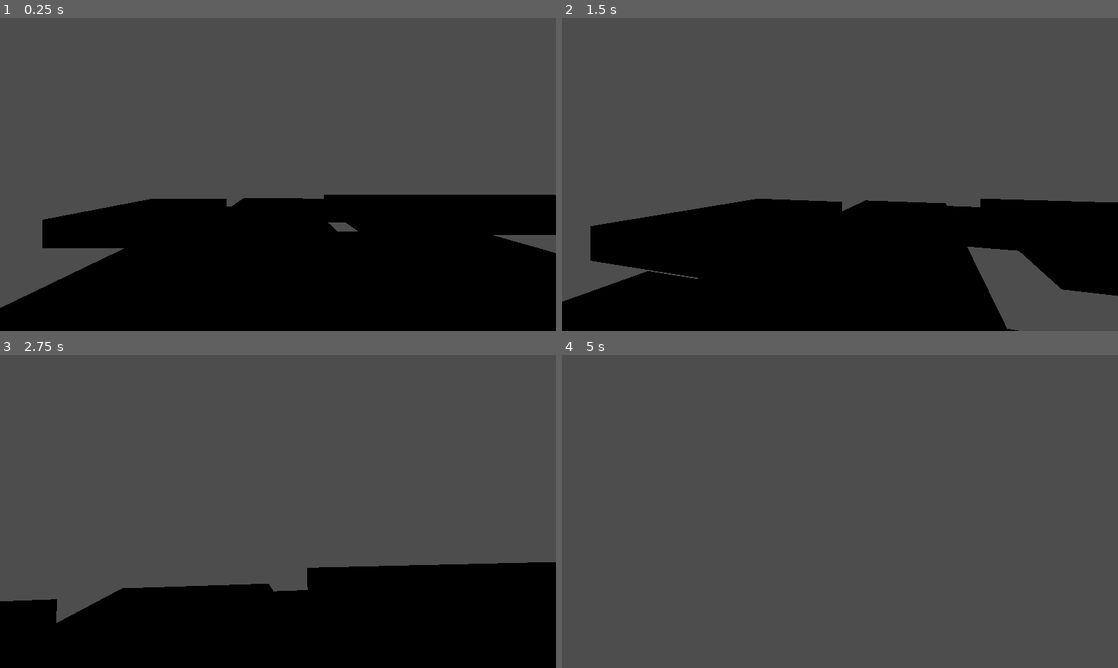
Above: before the commit, frames 1-4 (two rows, left to right).
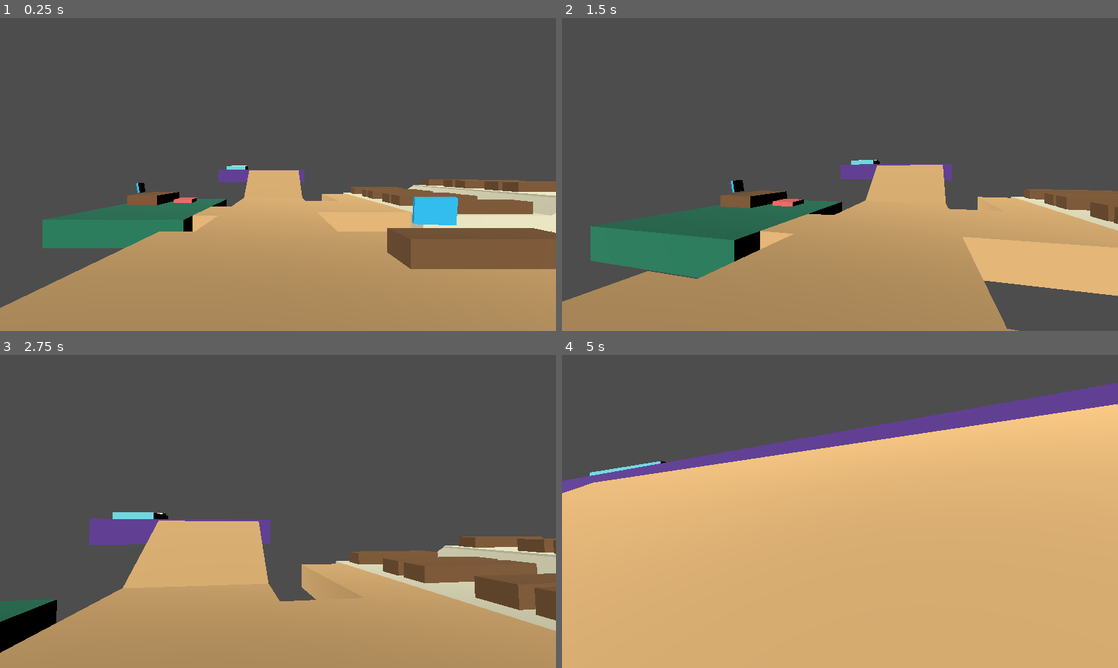
Above: after the commit, the same moments.

Repository: JakeDaSpud/the-budshack
Game: Godot game, scene res://Scenes/Levels/Demo_Shop.tscn
Two runs of this game, one before a commit and one after it. Both use one fixed random seed, a clock stepped at 60 frames per second and the inputs below.
Inputs (mouse positions are in pixels of both pictures, inside the frame that each line leads up to):
- Up to frame 1 (0.25 s): no input
- Up to frame 2 (1.5 s): tap Enter at 0.5 s; move the mouse to (867, 174) at 0.52 s; hold W (Move_Forward) from 0.53 s (still down); tap E (Interact) at 0.6, 1.35 s; move the mouse to (812, 174) at 1.27 s
- Up to frame 3 (2.75 s): keep holding W (Move_Forward); move the mouse to (289, 505) at 2.02 s; tap E (Interact) at 2.1 s
- Up to frame 4 (5 s): keep holding W (Move_Forward); move the mouse to (834, 517) at 2.77 s; tap E (Interact) at 2.85, 3.6, 4.35 s; move the mouse to (878, 514) at 3.52 s; move the mouse to (795, 508) at 4.27 s

The runs differ from the first frame. In frame 1, 42% of the frame differs, in the area x 0-100%, y 47-100%; in frame 2, 38%; in frame 3, 36%; in frame 4, 76%, in the area x 0-100%, y 8-100%.

Commit message:
🧊 level layout done

Diff:
--- a/Scenes/Levels/Demo_Shop.tscn
+++ b/Scenes/Levels/Demo_Shop.tscn
@@ -1,38 +1,281 @@
-[gd_scene load_steps=2 format=3 uid="uid://bv0hmpx62pmim"]
+[gd_scene load_steps=17 format=3 uid="uid://bv0hmpx62pmim"]
 
 [ext_resource type="PackedScene" uid="uid://dxt67peh04g4q" path="res://Scenes/Entities/Player.tscn" id="1_lra4e"]
 
+[sub_resource type="StandardMaterial3D" id="StandardMaterial3D_lra4e"]
+albedo_color = Color(0.957109, 0.764215, 0.494263, 1)
+
+[sub_resource type="StandardMaterial3D" id="StandardMaterial3D_u2a08"]
+albedo_color = Color(0.518655, 0.364047, 0.214951, 1)
+
+[sub_resource type="StandardMaterial3D" id="StandardMaterial3D_2srko"]
+albedo_color = Color(1, 0.445496, 0.437554, 1)
+
+[sub_resource type="StandardMaterial3D" id="StandardMaterial3D_4iwsc"]
+albedo_color = Color(0.188235, 0.792157, 1, 1)
+
+[sub_resource type="StandardMaterial3D" id="StandardMaterial3D_jenma"]
+albedo_color = Color(0.956863, 0.764706, 0.494118, 1)
+
+[sub_resource type="StandardMaterial3D" id="StandardMaterial3D_uwuso"]
+albedo_color = Color(0.148672, 0.515863, 0.380665, 1)
+
+[sub_resource type="StandardMaterial3D" id="StandardMaterial3D_ay2qi"]
+albedo_color = Color(0.956863, 0.764706, 0.494118, 1)
+
+[sub_resource type="StandardMaterial3D" id="StandardMaterial3D_teoib"]
+albedo_color = Color(0.980882, 0.964028, 0.817278, 1)
+
+[sub_resource type="StandardMaterial3D" id="StandardMaterial3D_stba4"]
+albedo_color = Color(0.956863, 0.764706, 0.494118, 1)
+
+[sub_resource type="StandardMaterial3D" id="StandardMaterial3D_hbpie"]
+albedo_color = Color(0.394608, 0.247836, 0.6189, 1)
+
+[sub_resource type="StandardMaterial3D" id="StandardMaterial3D_n8dgu"]
+albedo_color = Color(0.459433, 0.910675, 0.941165, 1)
+
+[sub_resource type="StandardMaterial3D" id="StandardMaterial3D_p64mu"]
+
+[sub_resource type="StandardMaterial3D" id="StandardMaterial3D_uxonl"]
+albedo_color = Color(0.79745, 0.722162, 0.758039, 1)
+
+[sub_resource type="StandardMaterial3D" id="StandardMaterial3D_rbedn"]
+albedo_color = Color(0.862745, 0.164706, 0.0705882, 1)
+
+[sub_resource type="StandardMaterial3D" id="StandardMaterial3D_xernv"]
+albedo_color = Color(1.39579e-06, 0.809206, 0.365009, 1)
+
 [node name="DemoShop" type="Node3D"]
 
 [node name="demoFloors" type="Node3D" parent="."]
 
-[node name="floorShop" type="CSGBox3D" parent="demoFloors"]
+[node name="shop" type="Node3D" parent="demoFloors"]
+
+[node name="floorShop" type="CSGBox3D" parent="demoFloors/shop"]
 transform = Transform3D(1, 0, 0, 0, 1, 0, 0, 0, 1, 4.5, -0.5, -5)
+material_override = SubResource("StandardMaterial3D_lra4e")
 size = Vector3(9, 1, 10)
 
-[node name="floorGH1" type="CSGBox3D" parent="demoFloors"]
-transform = Transform3D(1, 0, 0, 0, 1, 0, 0, 0, 1, 11.5, -0.5, -19)
-size = Vector3(9, 1, 10)
-
-[node name="floorGH2" type="CSGBox3D" parent="demoFloors"]
-transform = Transform3D(1, 0, 0, 0, 1, 0, 0, 0, 1, 20.5, -0.5, -19)
-size = Vector3(9, 1, 10)
-
-[node name="floorHall" type="CSGBox3D" parent="demoFloors"]
+[node name="floorShop2" type="CSGBox3D" parent="demoFloors/shop"]
+transform = Transform3D(1, 0, 0, 0, 1, 0, 0, 0, 1, 3.5, -0.5, 0.5)
+material_override = SubResource("StandardMaterial3D_lra4e")
+size = Vector3(3, 1, 1)
+
+[node name="shop desk" type="CSGBox3D" parent="demoFloors/shop"]
+transform = Transform3D(1, 0, 0, 0, 1, 0, 0, 0, 1, 7.07512, 0.201172, -7.51034)
+material_override = SubResource("StandardMaterial3D_u2a08")
+size = Vector3(2.99323, 0.597656, 1)
+
+[node name="shop chair" type="CSGBox3D" parent="demoFloors/shop"]
+transform = Transform3D(1, 0, 0, 0, 1, 0, 0, 0, 1, 7.38229, 0.087738, -9.04697)
+material_override = SubResource("StandardMaterial3D_2srko")
+size = Vector3(1.21455, 0.215393, 1)
+
+[node name="shop computer" type="CSGBox3D" parent="demoFloors/shop"]
+transform = Transform3D(0.980938, 0.192163, -0.0288733, 0, 0.148586, 0.988899, 0.19432, -0.970049, 0.145754, 6.34801, 0.902399, -7.63823)
+material_override = SubResource("StandardMaterial3D_4iwsc")
+size = Vector3(0.749195, 0.106842, 0.527161)
+
+[node name="hall" type="Node3D" parent="demoFloors"]
+
+[node name="floorHall" type="CSGBox3D" parent="demoFloors/hall"]
 transform = Transform3D(1, 0, 0, 0, 1, 0, 0, 0, 1, 3, -0.5, -15.5)
+material_override = SubResource("StandardMaterial3D_jenma")
 size = Vector3(4, 1, 11)
 
-[node name="floorMaker" type="CSGBox3D" parent="demoFloors"]
+[node name="floorHall2" type="CSGBox3D" parent="demoFloors/hall"]
+transform = Transform3D(1, 0, 0, 0, 0.866025, -0.5, 0, 0.5, 0.866025, 3, 0.5, -22.9)
+material_override = SubResource("StandardMaterial3D_jenma")
+size = Vector3(4, 1, 4)
+
+[node name="maker" type="Node3D" parent="demoFloors"]
+
+[node name="floorMaker" type="CSGBox3D" parent="demoFloors/maker"]
 transform = Transform3D(1, 0, 0, 0, 1, 0, 0, 0, 1, -2.5, -0.5, -16)
+material_override = SubResource("StandardMaterial3D_uwuso")
 size = Vector3(5, 1, 8)
 
-[node name="floorMakerDoor" type="CSGBox3D" parent="demoFloors"]
+[node name="floorMakerDoor" type="CSGBox3D" parent="demoFloors/maker"]
 transform = Transform3D(1, 0, 0, 0, 1, 0, 0, 0, 1, 0.5, -0.5, -14.5)
+material_override = SubResource("StandardMaterial3D_ay2qi")
 size = Vector3(1, 1, 3)
 
-[node name="floorGHDoor" type="CSGBox3D" parent="demoFloors"]
-transform = Transform3D(1, 0, 0, 0, 1, 0, 0, 0, 1, 6, -0.5, -18.5)
-size = Vector3(2, 1, 3)
+[node name="maker desk" type="CSGBox3D" parent="demoFloors/maker"]
+transform = Transform3D(-0.0228095, 0, -0.99974, 0, 1, 0, 0.99974, 0, -0.0228095, -3.73267, 0.201172, -18.08)
+material_override = SubResource("StandardMaterial3D_u2a08")
+size = Vector3(2.99323, 0.597656, 1.58972)
+
+[node name="maker chair" type="CSGBox3D" parent="demoFloors/maker"]
+transform = Transform3D(0.0489892, 0, -0.998799, 0, 1, 0, 0.998799, 0, 0.0489892, -2.03764, 0.087738, -18.1795)
+material_override = SubResource("StandardMaterial3D_2srko")
+size = Vector3(1.21455, 0.215393, 1)
+
+[node name="maker computer" type="CSGBox3D" parent="demoFloors/maker"]
+transform = Transform3D(0.0741955, 0.986174, -0.148177, 5.37234e-09, 0.148586, 0.988899, 0.997244, -0.0733719, 0.0110244, -4.20814, 0.874059, -17.3185)
+material_override = SubResource("StandardMaterial3D_4iwsc")
+size = Vector3(0.749195, 0.106842, 0.527161)
+
+[node name="garden01" type="Node3D" parent="demoFloors"]
+
+[node name="floorGH1" type="CSGBox3D" parent="demoFloors/garden01"]
+transform = Transform3D(1, 0, 0, 0, 1, 0, 0, 0, 1, 11.5, -0.5, -19.5)
+material_override = SubResource("StandardMaterial3D_teoib")
+size = Vector3(5, 1, 13)
+
+[node name="floorGHDoor" type="CSGBox3D" parent="demoFloors/garden01"]
+transform = Transform3D(1, 0, 0, 0, 1, 0, 0, 0, 1, 7, -0.5, -16.5)
+material_override = SubResource("StandardMaterial3D_stba4")
+size = Vector3(4, 1, 5)
+
+[node name="floorGHDoor2" type="CSGBox3D" parent="demoFloors/garden01"]
+transform = Transform3D(1, 0, 0, 0, 1, 0, 0, 0, 1, 8, -0.5, -22)
+material_override = SubResource("StandardMaterial3D_stba4")
+size = Vector3(2, 1, 6)
+
+[node name="shop desk2" type="CSGBox3D" parent="demoFloors/garden01"]
+transform = Transform3D(1, 0, 0, 0, 1, 0, 0, 0, 1, 11.5785, 0.201172, -25.1103)
+material_override = SubResource("StandardMaterial3D_u2a08")
+size = Vector3(4, 0.597656, 1)
+
+[node name="shop desk3" type="CSGBox3D" parent="demoFloors/garden01"]
+transform = Transform3D(1, 0, 0, 0, 1, 0, 0, 0, 1, 11.5785, 0.201172, -22.1103)
+material_override = SubResource("StandardMaterial3D_u2a08")
+size = Vector3(4, 0.597656, 1)
+
+[node name="shop desk8" type="CSGBox3D" parent="demoFloors/garden01"]
+transform = Transform3D(1, 0, 0, 0, 1, 0, 0, 0, 1, 11.5785, 0.201172, -13.8103)
+material_override = SubResource("StandardMaterial3D_u2a08")
+size = Vector3(4, 0.597656, 1)
+
+[node name="shop desk4" type="CSGBox3D" parent="demoFloors/garden01"]
+transform = Transform3D(1, 0, 0, 0, 1, 0, 0, 0, 1, 11.5785, 0.201172, -20.8103)
+material_override = SubResource("StandardMaterial3D_u2a08")
+size = Vector3(4, 0.597656, 1)
+
+[node name="shop desk5" type="CSGBox3D" parent="demoFloors/garden01"]
+transform = Transform3D(1, 0, 0, 0, 1, 0, 0, 0, 1, 11.5785, 0.201172, -18.1103)
+material_override = SubResource("StandardMaterial3D_u2a08")
+size = Vector3(4, 0.597656, 1)
+
+[node name="shop desk6" type="CSGBox3D" parent="demoFloors/garden01"]
+transform = Transform3D(1, 0, 0, 0, 1, 0, 0, 0, 1, 11.5785, 0.201172, -16.8103)
+material_override = SubResource("StandardMaterial3D_u2a08")
+size = Vector3(4, 0.597656, 1)
+
+[node name="garden02" type="Node3D" parent="demoFloors"]
+
+[node name="floorGH3" type="CSGBox3D" parent="demoFloors/garden02"]
+transform = Transform3D(0.866025, -0.5, 0, 0.5, 0.866025, 0, 0, 0, 1, 14.6686, -0.2, -19.5)
+material_override = SubResource("StandardMaterial3D_teoib")
+size = Vector3(1.53711, 1, 13)
+
+[node name="floorGH2" type="CSGBox3D" parent="demoFloors/garden02"]
+transform = Transform3D(1, 0, 0, 0, 1, 0, 0, 0, 1, 17.6, 0.2, -19.5)
+material_override = SubResource("StandardMaterial3D_teoib")
+size = Vector3(5, 1, 13)
+
+[node name="shop desk7" type="CSGBox3D" parent="demoFloors/garden02"]
+transform = Transform3D(1, 0, 0, 0, 1, 0, 0, 0, 1, 17.6785, 0.901172, -25.1103)
+material_override = SubResource("StandardMaterial3D_u2a08")
+size = Vector3(4, 0.597656, 1)
+
+[node name="shop desk9" type="CSGBox3D" parent="demoFloors/garden02"]
+transform = Transform3D(1, 0, 0, 0, 1, 0, 0, 0, 1, 17.6785, 0.901172, -22.1103)
+material_override = SubResource("StandardMaterial3D_u2a08")
+size = Vector3(4, 0.597656, 1)
+
+[node name="shop desk10" type="CSGBox3D" parent="demoFloors/garden02"]
+transform = Transform3D(1, 0, 0, 0, 1, 0, 0, 0, 1, 17.6785, 0.901172, -13.8103)
+material_override = SubResource("StandardMaterial3D_u2a08")
+size = Vector3(4, 0.597656, 1)
+
+[node name="shop desk11" type="CSGBox3D" parent="demoFloors/garden02"]
+transform = Transform3D(1, 0, 0, 0, 1, 0, 0, 0, 1, 17.6785, 0.901172, -20.8103)
+material_override = SubResource("StandardMaterial3D_u2a08")
+size = Vector3(4, 0.597656, 1)
+
+[node name="shop desk12" type="CSGBox3D" parent="demoFloors/garden02"]
+transform = Transform3D(1, 0, 0, 0, 1, 0, 0, 0, 1, 17.6785, 0.901172, -18.1103)
+material_override = SubResource("StandardMaterial3D_u2a08")
+size = Vector3(4, 0.597656, 1)
+
+[node name="shop desk13" type="CSGBox3D" parent="demoFloors/garden02"]
+transform = Transform3D(1, 0, 0, 0, 1, 0, 0, 0, 1, 17.6785, 0.901172, -16.8103)
+material_override = SubResource("StandardMaterial3D_u2a08")
+size = Vector3(4, 0.597656, 1)
+
+[node name="bedroom" type="Node3D" parent="demoFloors"]
+
+[node name="floorBedroom" type="CSGBox3D" parent="demoFloors/bedroom"]
+transform = Transform3D(-4.37114e-08, 0, 1, 0, 1, 0, -1, 0, -4.37114e-08, 2, 1.5, -26.4)
+material_override = SubResource("StandardMaterial3D_hbpie")
+size = Vector3(4, 1, 7)
+
+[node name="bed" type="CSGBox3D" parent="demoFloors/bedroom"]
+transform = Transform3D(0.0334691, 0, -0.99944, 0, 1, 0, 0.99944, 0, 0.0334691, -0.232675, 2.15234, -26.58)
+material_override = SubResource("StandardMaterial3D_n8dgu")
+size = Vector3(2.99323, 0.3, 1.58972)
+
+[node name="pillow" type="CSGBox3D" parent="demoFloors/bedroom"]
+transform = Transform3D(0.0334691, 0, -0.99944, 0, 1, 0, 0.99944, 0, 0.0334691, -0.260894, 2.30234, -27.5762)
+material_override = SubResource("StandardMaterial3D_p64mu")
+size = Vector3(0.8, 0.2, 1.4)
+
+[node name="patio" type="Node3D" parent="demoFloors"]
+
+[node name="floorPatio" type="CSGBox3D" parent="demoFloors/patio"]
+transform = Transform3D(1, 0, 0, 0, 1, 0, 0, 0, 1, 4.5, -0.5, 3)
+material_override = SubResource("StandardMaterial3D_uxonl")
+size = Vector3(7, 1, 4)
+
+[node name="mailbox" type="CSGBox3D" parent="demoFloors/patio"]
+transform = Transform3D(-0.258819, 0, -0.965926, 0, 1, 0, 0.965926, 0, -0.258819, 7.25, 1.15, 4.3)
+material_override = SubResource("StandardMaterial3D_rbedn")
+size = Vector3(0.5, 0.7, 1)
+
+[node name="mailboxLeg" type="CSGBox3D" parent="demoFloors/patio"]
+transform = Transform3D(-0.258819, 0, -0.965926, 0, 1, 0, 0.965926, 0, -0.258819, 7.25, 0.4, 4.3)
+material_override = SubResource("StandardMaterial3D_uxonl")
+size = Vector3(0.1, 0.8, 0.2)
+
+[node name="mailboxArm" type="CSGBox3D" parent="demoFloors/patio"]
+transform = Transform3D(-0.258819, 0, -0.965926, 0, 1, 0, 0.965926, 0, -0.258819, 7.32765, 1.5, 4.01022)
+material_override = SubResource("StandardMaterial3D_uxonl")
+size = Vector3(0.1, 0.8, 0.2)
+
+[node name="mailboxArm2" type="CSGBox3D" parent="demoFloors/patio"]
+transform = Transform3D(-0.258819, -0.965926, 3.72529e-08, 0, -4.37114e-08, -1, 0.965926, -0.258819, 1.49012e-08, 7.13446, 1.75, 3.95846)
+material_override = SubResource("StandardMaterial3D_uxonl")
+size = Vector3(0.1, 0.2, 0.3)
+
+[node name="floorPatio5" type="CSGBox3D" parent="demoFloors/patio"]
+transform = Transform3D(1, 0, 0, 0, 1, 0, 0, 0, 1, 4, -0.5, 6)
+material_override = SubResource("StandardMaterial3D_uxonl")
+size = Vector3(4, 1, 2)
+
+[node name="floorPatioGrass" type="CSGBox3D" parent="demoFloors/patio"]
+transform = Transform3D(1, 0, 0, 0, 1, 0, 0, 0, 1, 0, -0.5, 4)
+material_override = SubResource("StandardMaterial3D_xernv")
+size = Vector3(2, 1, 6)
+
+[node name="floorPatioGrass2" type="CSGBox3D" parent="demoFloors/patio"]
+transform = Transform3D(1, 0, 0, 0, 1, 0, 0, 0, 1, 9.5, -0.5, 4)
+material_override = SubResource("StandardMaterial3D_xernv")
+size = Vector3(3, 1, 6)
+
+[node name="floorPatioGrass3" type="CSGBox3D" parent="demoFloors/patio"]
+transform = Transform3D(1, 0, 0, 0, 1, 0, 0, 0, 1, 7, -0.5, 6)
+material_override = SubResource("StandardMaterial3D_xernv")
+size = Vector3(2, 1, 2)
+
+[node name="floorPatioGrass4" type="CSGBox3D" parent="demoFloors/patio"]
+transform = Transform3D(1, 0, 0, 0, 1, 0, 0, 0, 1, 1.5, -0.5, 6)
+material_override = SubResource("StandardMaterial3D_xernv")
+size = Vector3(1, 1, 2)
 
 [node name="Player" parent="." instance=ExtResource("1_lra4e")]
 transform = Transform3D(1, 0, 0, 0, 1, 0, 0, 0, 1, 3.33261, 0, -2.4184)
+
+[node name="DirectionalLight3D" type="DirectionalLight3D" parent="."]
+transform = Transform3D(0.90257, 0.15378, -0.402142, 0, 0.934036, 0.357178, 0.430543, -0.322378, 0.843033, 0, 6.26717, 0)
